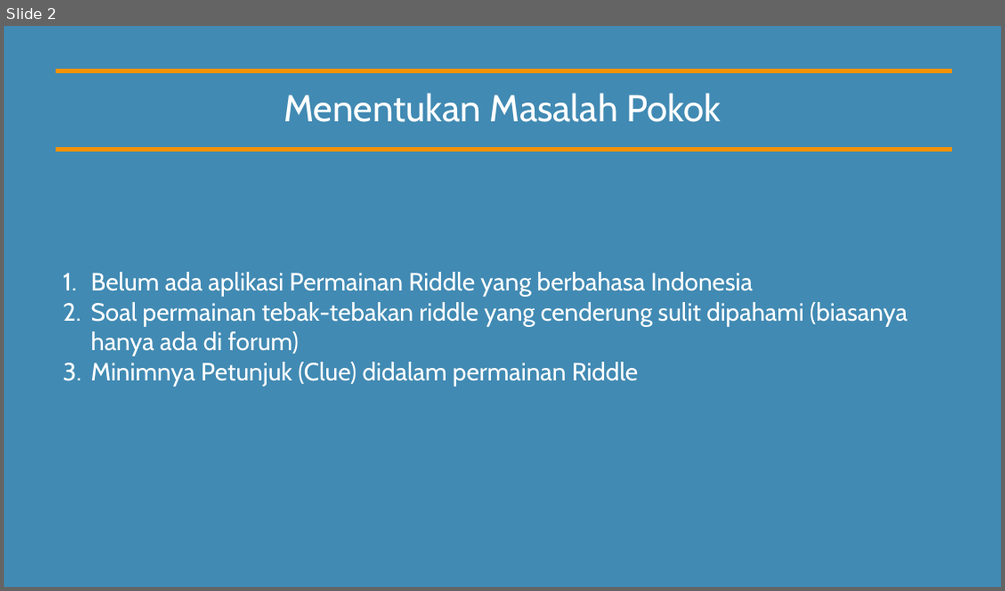
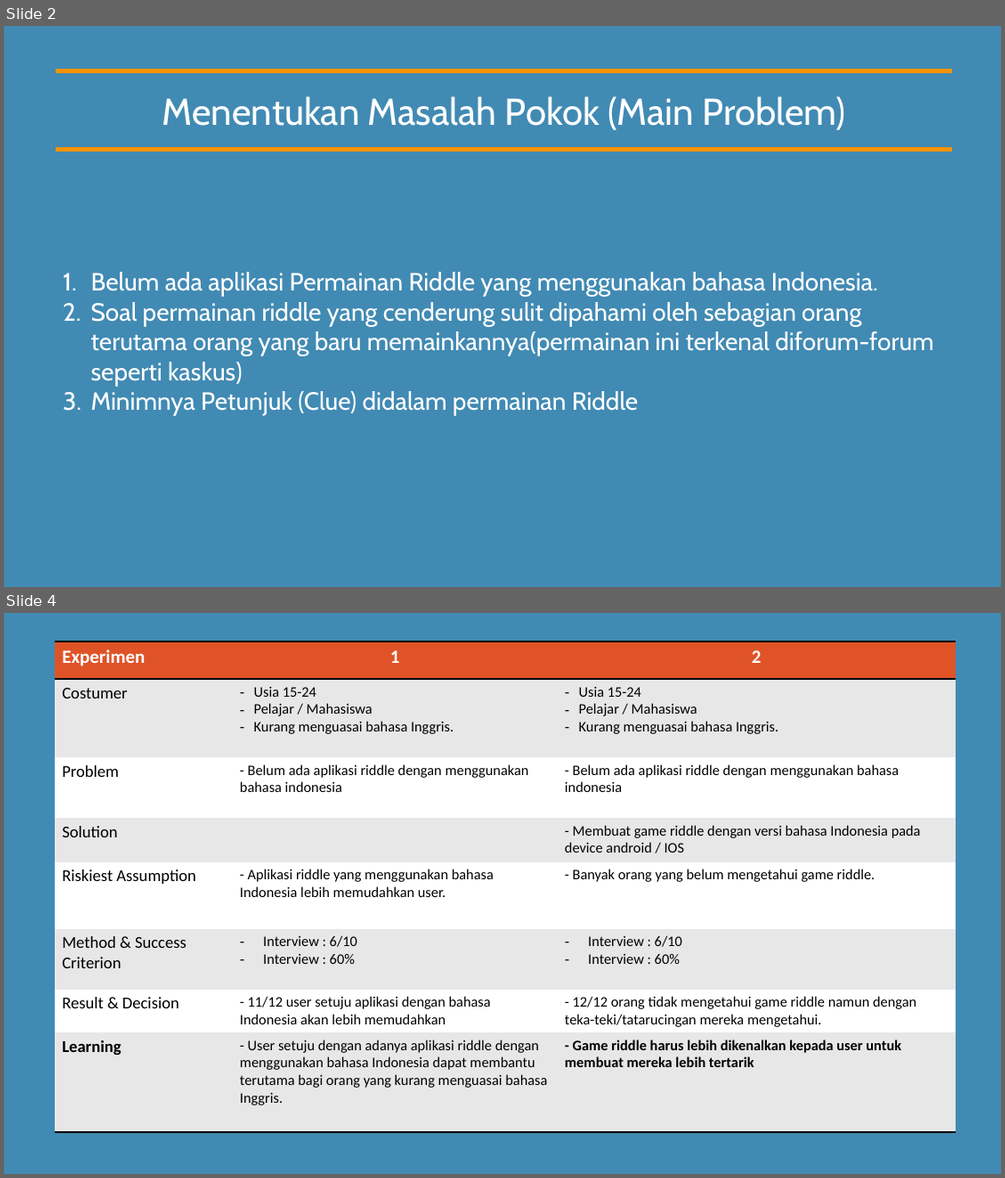
Before and after one commit to akidatawaka/Tugas-Besar-RPL2, a slide deck: Laporan/File powerpoint responsi pertama.pptx. Shown one above the other, each under a label of ours: slide 2 before the commit, slides 2 and 4 after it; the slides between them are not shown. The pictures are 1005x591 and 1005x1178 pixels, drawn with LibreOffice and Linux fonts; fonts in the diff are those of the drawing. Boxes give left, top, right and bottom in pixels: in the first picture for what was removed or moved away, otherwise in the second. Text is boxed around its words. In the diff, an @@ line names an element or a change of style, - is before the commit and + after.

```diff
--- a/Laporan/File powerpoint responsi pertama.pptx
+++ b/Laporan/File powerpoint responsi pertama.pptx
@@ slide 4 added at [4, 613, 1001, 1174], background #418AB3 @@
@@ table added at [55, 642, 956, 1130], 8 rows, 3 columns @@
+Experimen | 1 | 2
+Costumer | Usia 15-24 / Pelajar / Mahasiswa / Kurang menguasai bahasa Inggris. | Usia 15-24 / Pelajar / Mahasiswa / Kurang menguasai bahasa Inggris.
+Problem | - Belum ada aplikasi riddle dengan menggunakan bahasa indonesia | - Belum ada aplikasi riddle dengan menggunakan bahasa indonesia
+Solution |  | - Membuat game riddle dengan versi bahasa Indonesia pada device android / IOS
+Riskiest Assumption | - Aplikasi riddle yang menggunakan bahasa Indonesia lebih memudahkan user. | - Banyak orang yang belum mengetahui game riddle.
+Method & Success Criterion | Interview : 6/10 / Interview : 60% | Interview : 6/10 / Interview : 60%
+Result & Decision | - 11/12 user setuju aplikasi dengan bahasa Indonesia akan lebih memudahkan | - 12/12 orang tidak mengetahui game riddle namun dengan teka-teki/tatarucingan mereka mengetahui.
+Learning | - User setuju dengan adanya aplikasi riddle dengan menggunakan bahasa Indonesia dapat membantu terutama bagi orang yang kurang menguasai bahasa Inggris. | - Game riddle harus lebih dikenalkan kepada user untuk membuat mereka lebih tertarik
@@ slide 2 changed as well @@
@@ subtitle at [162, 96, 846, 130]: text changed @@
-Menentukan Masalah Pokok
+Menentukan Masalah Pokok (Main Problem)
@@ text at [91, 272, 933, 386]: text changed @@
-1. Belum ada aplikasi Permainan Riddle yang berbahasa Indonesia
-2. Soal permainan tebak-tebakan riddle yang cenderung sulit dipahami (biasanya hanya ada di forum)
+1. Belum ada aplikasi Permainan Riddle yang menggunakan bahasa Indonesia.
+2. Soal permainan riddle yang cenderung sulit dipahami oleh sebagian orang terutama orang yang baru memainkannya(permainan ini terkenal diforum-forum seperti kaskus)
```
Also in this commit, not shown: 1 other slide changed, 7 other slides added, 19 other files.
